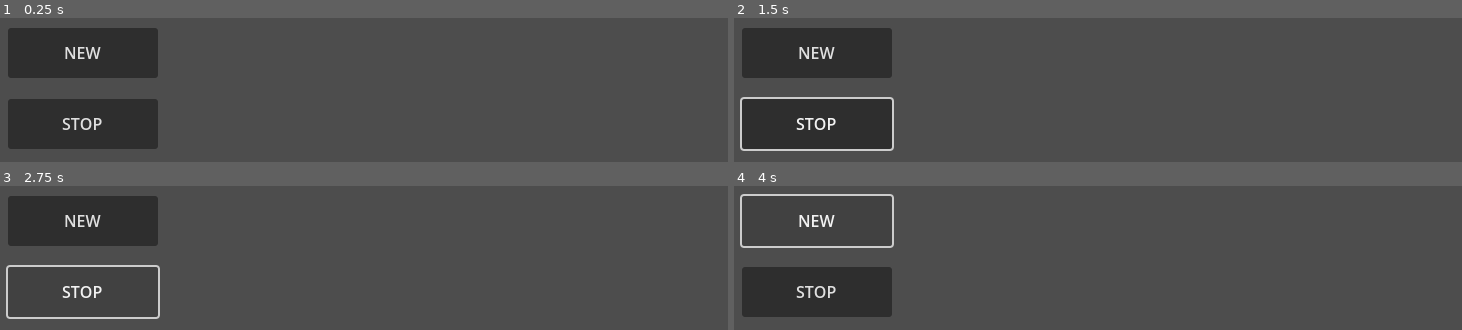
Above: before the commit, frames 1-4 (two rows, left to right).
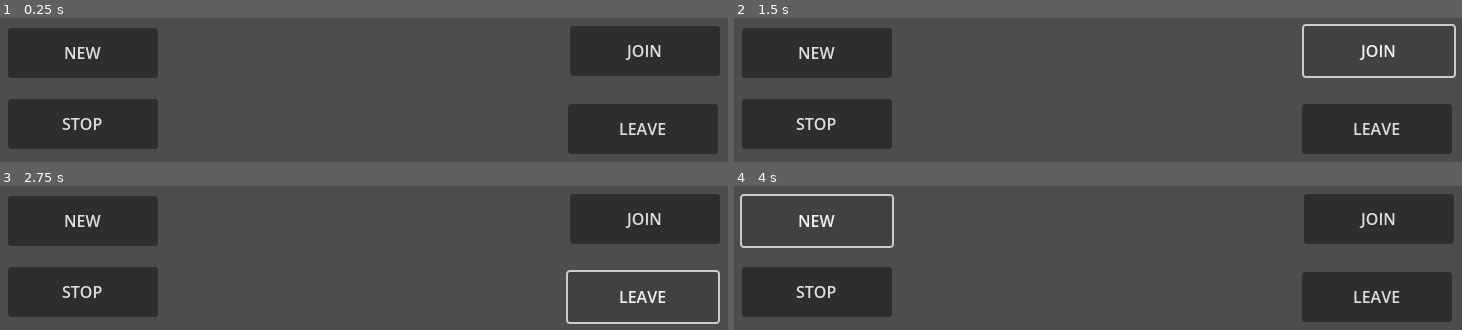
Above: after the commit, the same moments.

Repository: frevan/Neuronic-Bomberman
Game: Godot game, scene res://main.tscn
Same seed, same stepped clock (60 frames per second), same inputs: the game is played once before the commit and once after it.
Inputs (mouse positions are in pixels of both pictures, inside the frame that each line leads up to):
- Up to frame 1 (0.25 s): no input
- Up to frame 2 (1.5 s): click "STOP" at 0.5 s; click (1381, 51) at 1.25 s, where only the run after the commit has a clickable "JOIN"
- Up to frame 3 (2.75 s): click "STOP" (after the commit: "LEAVE") at 2 s
- Up to frame 4 (4 s): click "NEW" at 2.75 s; click "NEW" at 3.5 s

The runs differ from the first frame. In frame 1, 14% of the frame differs, in the area x 78-99%, y 5-95%; in frame 2, 8.9%; in frame 3, 8.9%; in frame 4, 14%.
Error before the commit: Assertion failed. (res://server/server.gd:25)
Error after the commit: Assertion failed. (res://server/server.gd:32)

Commit message:
#100 > #103 Added connect and disconnect functions to the server

Diff:
--- a/main.gd
+++ b/main.gd
@@ -6,6 +6,16 @@
 	pass
 
 
-func _on_leave_lobby_btn_pressed() -> void:
+func _on_stop_lobby_btn_pressed() -> void:
 	Server.StopServer()
 	pass
+
+
+func _on_leave_lobby_btn_pressed() -> void:
+	Server.Disconnect()
+	pass
+
+
+func _on_join_lobby_btn_pressed() -> void:
+	Server.Connect("127.0.0.1")
+	pass
--- a/main.tscn
+++ b/main.tscn
@@ -12,12 +12,28 @@
 offset_bottom = 97.0
 text = "NEW"
 
-[node name="LeaveLobbyBtn" type="Button" parent="."]
+[node name="StopLobbyBtn" type="Button" parent="."]
 offset_left = 46.0
 offset_top = 118.0
 offset_right = 196.0
 offset_bottom = 168.0
 text = "STOP"
 
+[node name="JoinLobbyBtn" type="Button" parent="."]
+offset_left = 608.0
+offset_top = 45.0
+offset_right = 758.0
+offset_bottom = 95.0
+text = "JOIN"
+
+[node name="LeaveLobbyBtn" type="Button" parent="."]
+offset_left = 606.0
+offset_top = 123.0
+offset_right = 756.0
+offset_bottom = 173.0
+text = "LEAVE"
+
 [connection signal="pressed" from="NewLobbyBtn" to="." method="_on_new_lobby_btn_pressed"]
+[connection signal="pressed" from="StopLobbyBtn" to="." method="_on_stop_lobby_btn_pressed"]
+[connection signal="pressed" from="JoinLobbyBtn" to="." method="_on_join_lobby_btn_pressed"]
 [connection signal="pressed" from="LeaveLobbyBtn" to="." method="_on_leave_lobby_btn_pressed"]
--- a/server/server.gd
+++ b/server/server.gd
@@ -6,12 +6,19 @@
 var peer = null
 
 
-func IsServerRunning() -> bool:
+func IsConnected() -> bool:
 	return is_instance_valid(peer)
 
 
+func IsServerRunning() -> bool:
+	if IsConnected():
+		return multiplayer.is_server()
+	else:
+		return false
+
+
 func StartServer() -> void:
-	assert(!is_instance_valid(peer))
+	assert(!IsConnected())
 
 	peer = ENetMultiplayerPeer.new()
 	peer.create_server(PORT, MAX_CLIENTS)
@@ -22,7 +29,7 @@
 
 
 func StopServer() -> void:
-	assert(is_instance_valid(peer))
+	assert(IsServerRunning())
 
 	var id = multiplayer.get_unique_id()
 	multiplayer.multiplayer_peer.close()
@@ -30,3 +37,27 @@
 
 	print(str(id) + " - server stopped")
 	pass
+
+
+func Connect(Address: String) -> void:
+	assert(!IsConnected())
+
+	peer = ENetMultiplayerPeer.new()
+	peer.create_client(Address, PORT)
+	peer.get_peer(1).set_timeout(0, 0, 3000)
+	multiplayer.multiplayer_peer = peer
+
+	print(str(multiplayer.get_unique_id()) + " - connect to server")
+	pass
+
+
+func Disconnect() -> void:
+	assert(IsConnected())
+	assert(!IsServerRunning())
+
+	var id = multiplayer.get_unique_id()
+	multiplayer.multiplayer_peer.close()
+	peer = null
+
+	print(str(id) + " - disconnected from the server")
+	pass
